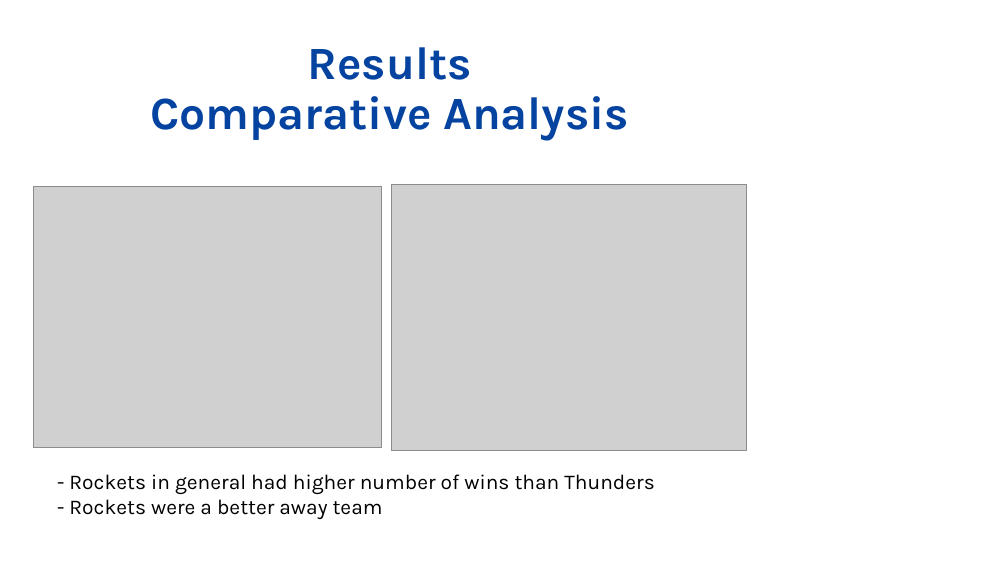
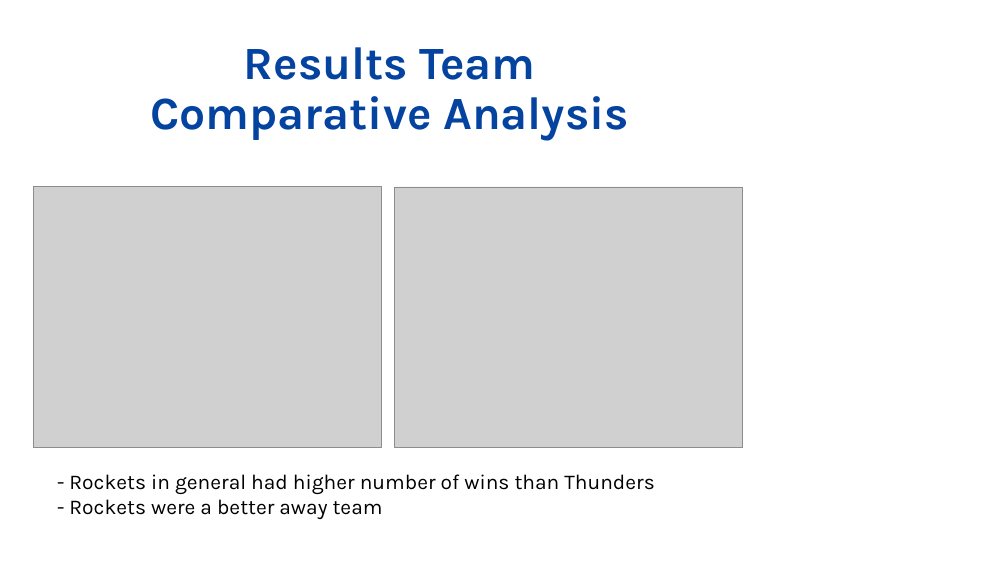
Before and after one commit to nickkeller21/Project1, a slide deck: slide 6 of Project_final_version/The Westbrook Project_progress.pptx. Drawn at 1008x567 pixels with LibreOffice and Linux fonts; fonts in the diff are those of the drawing; grey boxes stand for pictures; background and template pictures are left out. Boxes give left, top, right and bottom in pixels: in the first picture for what was removed or moved away, otherwise in the second. Text is boxed around its words. In the diff, an @@ line names an element or a change of style, - is before the commit and + after.

```diff
--- a/Project_final_version/The Westbrook Project_progress.pptx
+++ b/Project_final_version/The Westbrook Project_progress.pptx
@@ title at (150, 47, 629, 140): text changed @@
-Results
-Comparative Analysis
+Results Team
+Comparative Analysis
@@ picture: place and size @@
-picture at (391, 184, 746, 450)
+picture at (395, 187, 743, 448)
```
Also in this commit, not shown: 2 other files.
